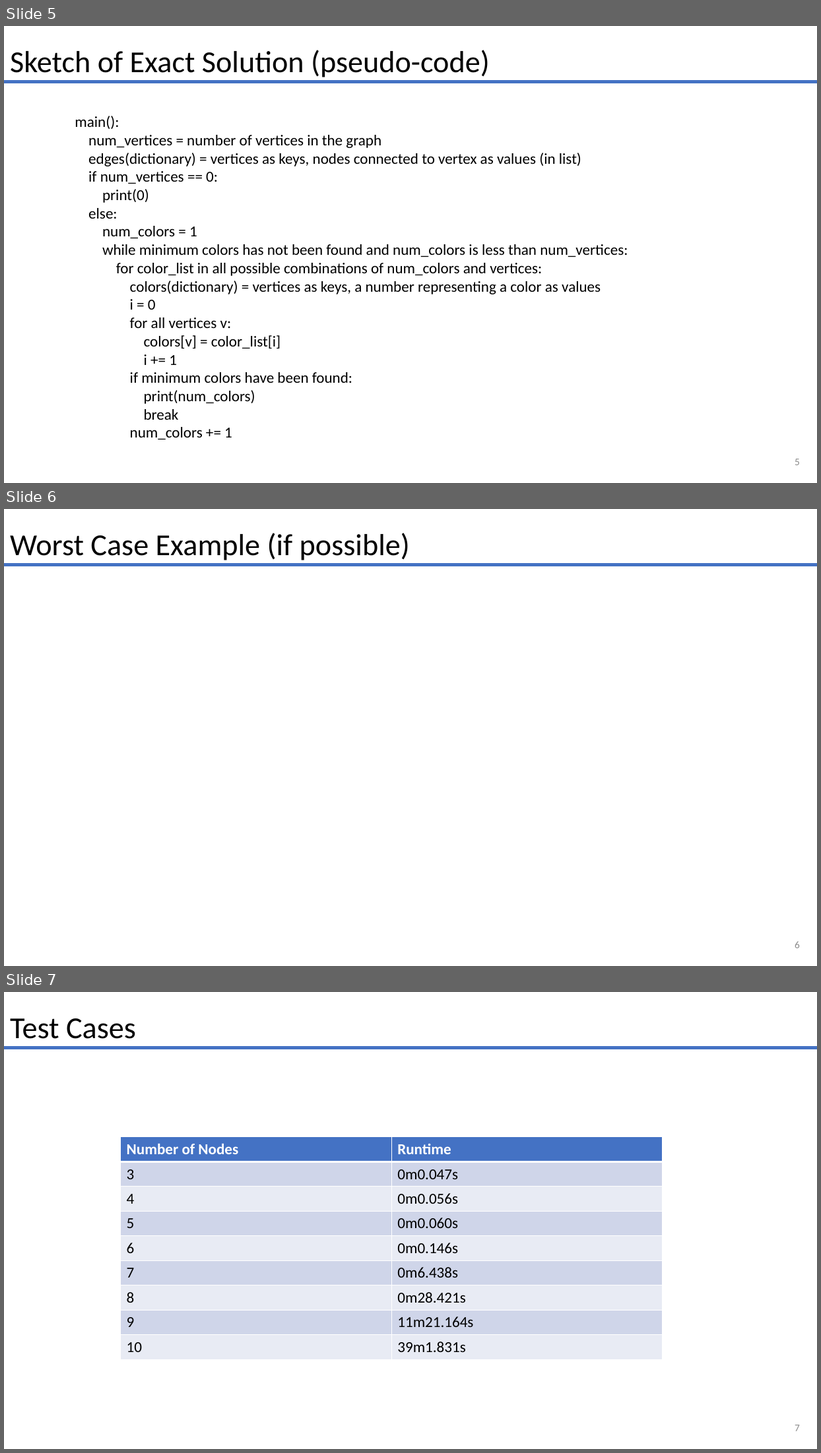
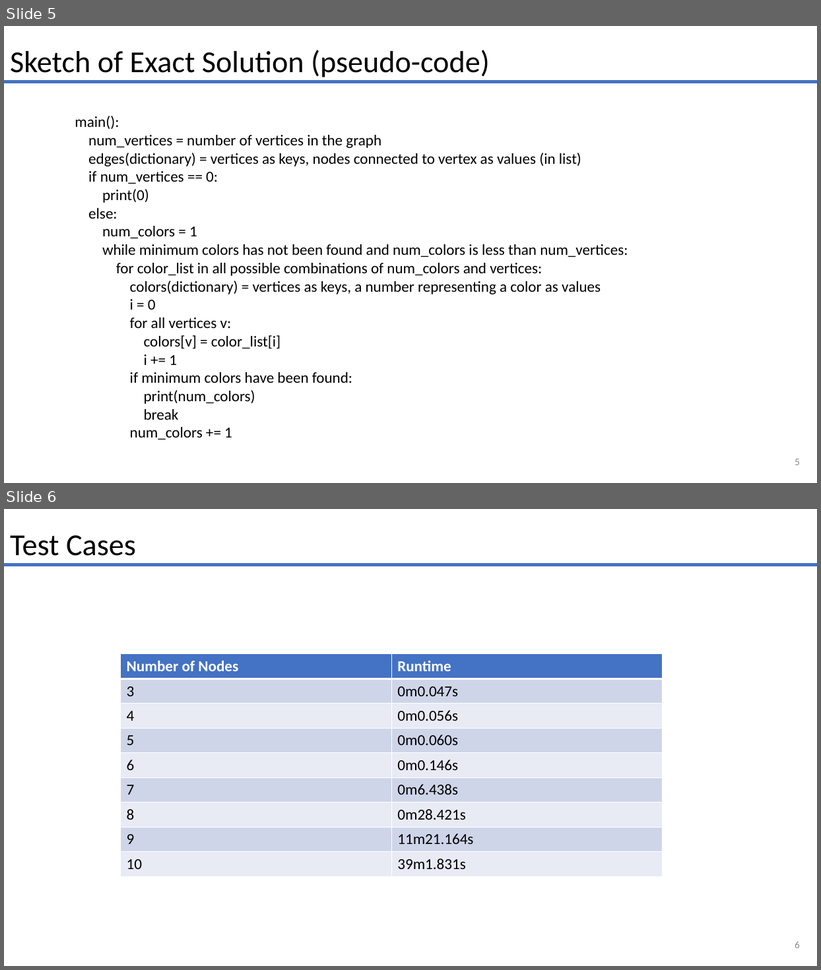
Before and after one commit to smit36jm/CS412-NP_COMPLETE, a slide deck: presentations/problem_presentation.pptx. Shown one above the other, each under a label of ours: slides 5, 6 and 7 before the commit, slides 5 and 6 after it. The pictures are 821x1453 and 821x970 pixels, drawn with LibreOffice and Linux fonts; fonts in the diff are those of the drawing. Boxes give left, top, right and bottom in pixels: in the first picture for what was removed or moved away, otherwise in the second. Text is boxed around its words. In the diff, an @@ line names an element or a change of style, - is before the commit and + after.

```diff
--- a/presentations/problem_presentation.pptx
+++ b/presentations/problem_presentation.pptx
@@ slide 6 removed at (4, 509, 817, 966), background #FFFFFF @@
@@ text removed at (10, 533, 410, 560) @@
-Worst Case Example (if possible)
@@ line removed from (4, 565) to (817, 565) @@
@@ page number removed at (795, 941, 800, 949) @@
-6
@@ what was slide 7 is now slide 6 @@
@@ page number at (795, 941, 800, 949): text changed @@
-7
+6
```
Also in this commit, not shown: 1 slide changed, 2 other slides removed.
